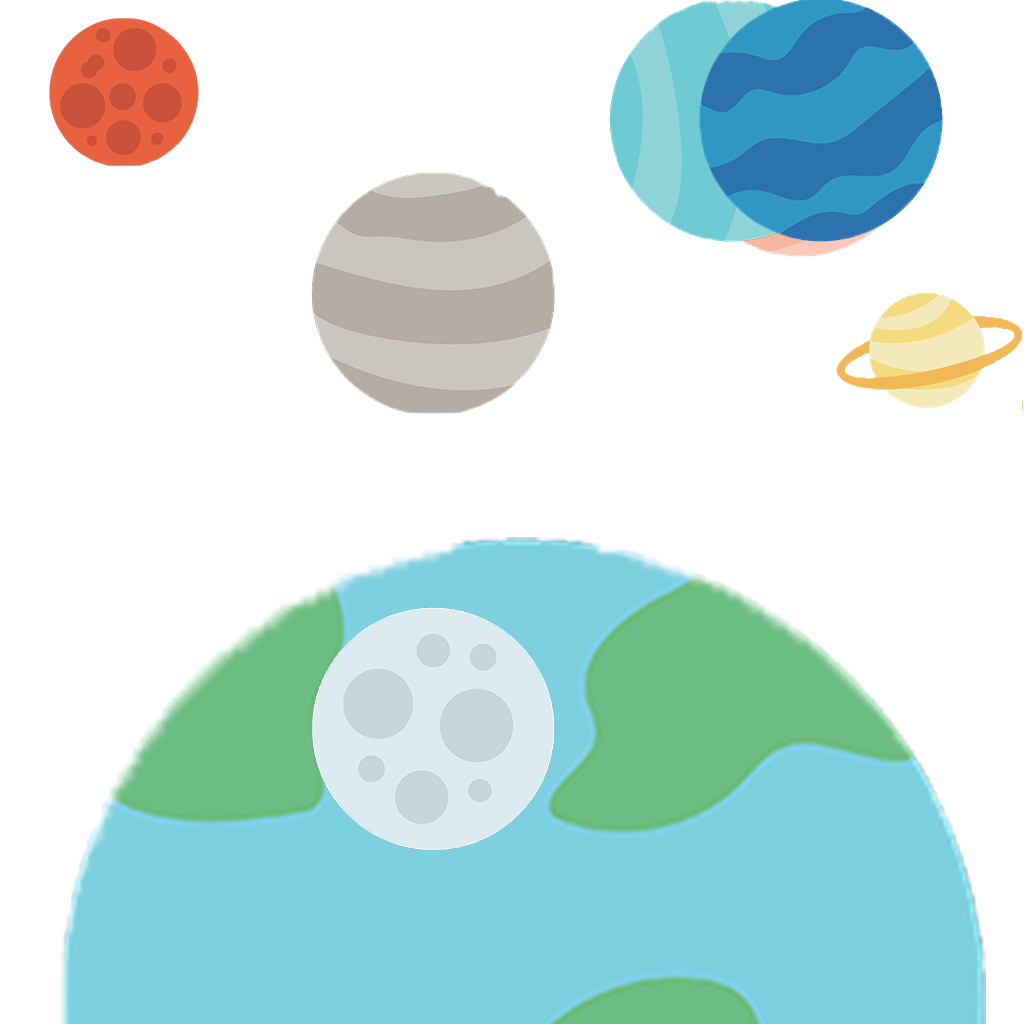
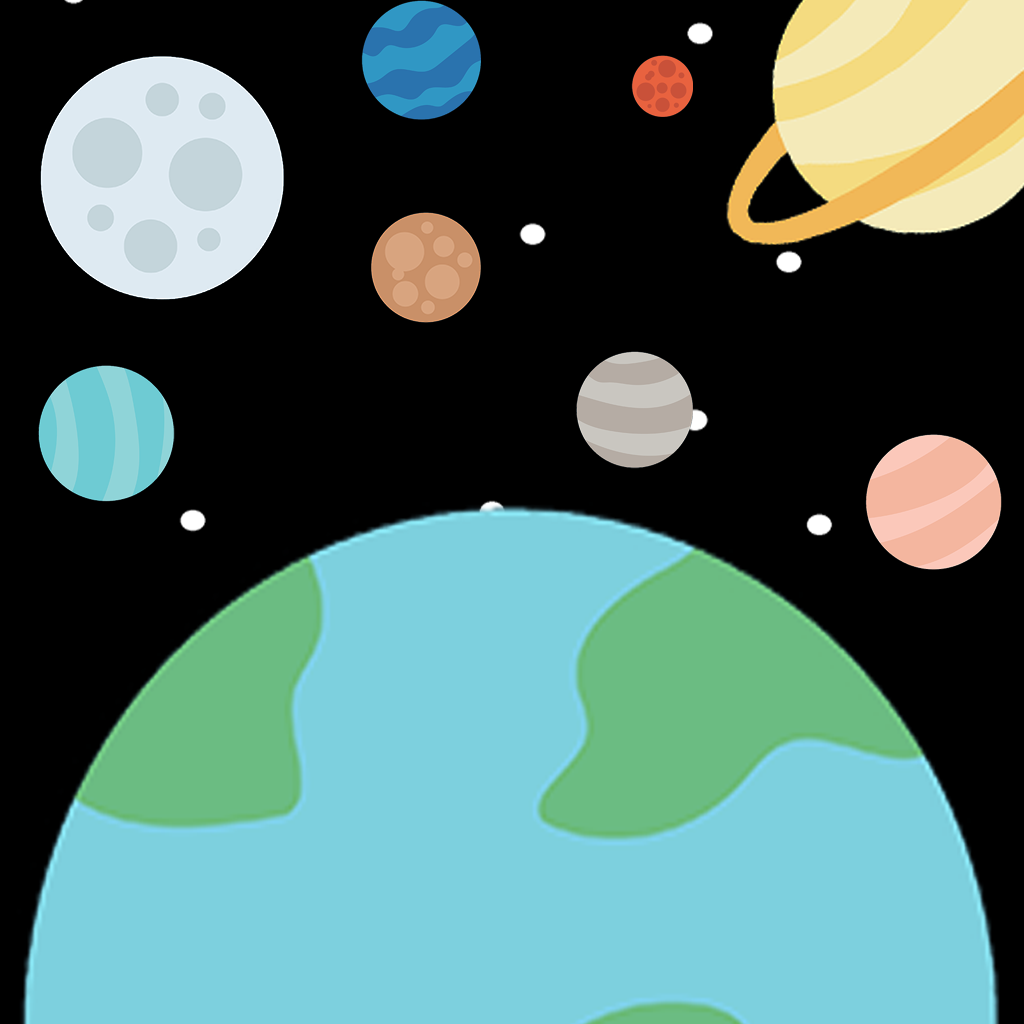
Layer changes from the first 1024 x 1024 image to the second:
removed layer "Layer 3" over [836, 293, 1024, 414]
removed layer "Layer 4" over [49, 18, 199, 166]
removed layer "Layer 5" over [311, 172, 555, 414]
removed layer "Layer 6" over [699, 0, 943, 242]
removed layer "Layer 7" over [609, 0, 853, 242]
removed layer "Layer 8" over [311, 607, 555, 851]
removed layer "Layer 2" over [678, 14, 922, 257]
removed layer "Layer 1" over [61, 537, 986, 1024]
added layer "Layer 12" above "Layer 13" over [865, 434, 1002, 570]
added layer "Layer 13" above "Layer 14" over [576, 351, 693, 469]
added layer "Layer 14" above "Layer 15" over [721, 0, 1024, 250]
added layer "Layer 15" above "Layer 16" over [631, 55, 693, 117]
added layer "Layer 16" above "Planet1" over [361, 0, 481, 120]
added layer "Planet1" above "Layer 17" over [371, 212, 481, 323]
added layer "Layer 17" above "Layer 11" over [38, 365, 175, 502]
added layer "Layer 11" above "Layer 10" over [38, 55, 285, 301]
added layer "Layer 10" above "background" over [13, 502, 1002, 1024]
added layer "background" above "Layer 9" over [0, 0, 1024, 1024]
